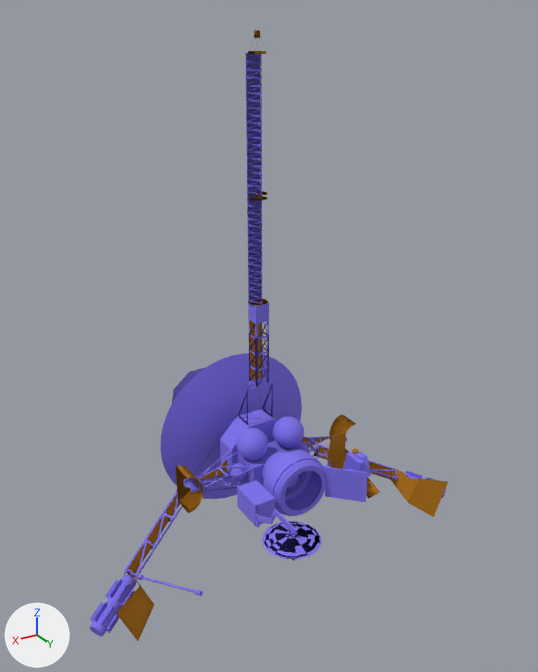
What one commit did to the glTF model site/models/galileo.glb.
Both versions are drawn from a 50 mm camera at (154.0, 264.0, 192.0) aimed at (1.0, 9.0, 64.0). Lighting does not change. The marker at lower left points along +X, +Y and +Z. The older version comes first. Where no turn or scale is listed for an object, it has been applied to the vertices. Vertices at exactly the same position are counted once.

Script lines for the objects in view, before the commit:
```python
me_body = bpy.data.meshes.new('body')
me_body.from_pydata(...)  # 5660 vertices, 10599 faces; spans x -97.0..97.0, y -73.0..73.0, z -111.0..111.0
# faces by material slot: [10455, 144]
me_body.materials.append(mat_own__7f73ed)  # blue #7f73ed
me_body.materials.append(mat_own__e7e7e7)  # white #e7e7e7
me_foil = bpy.data.meshes.new('foil')
me_foil.from_pydata(...)  # 764 vertices, 1540 faces; spans x -89.0..89.0, y -57.0..57.0, z -116.0..116.0
# faces by material slot: [1288, 252]
me_foil.materials.append(mat_own__af7100)  # brown #af7100
me_foil.materials.append(mat_own__dbaa3d)  # orange #dbaa3d
ob_body = bpy.data.objects.new('body', me_body)
ob_body.location = (-0.1, 6.1, 67.2)
ob_foil = bpy.data.objects.new('foil', me_foil)
ob_foil.location = (-0.1, -9.0, 70.6)
```
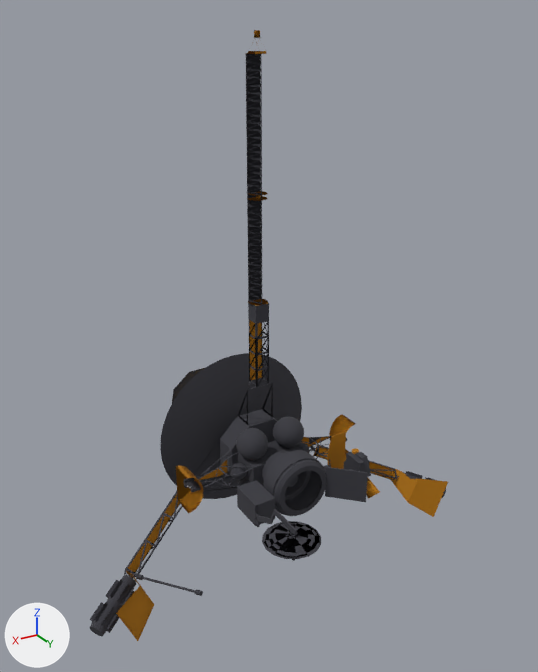
What the commit changed:
Material 'own #3a3a41' (mat_own__3a3a41) is new.
Its base color is (0.0423, 0.0423, 0.0529) (dark grey #3a3a41).
Its roughness is 1.0.
me_body has 5660 vertices, 10599 faces and spans x -97.0..97.0, y -73.0..73.0, z -111.0..111.0.
me_body is used by ob_body; location (-0.1, 6.1, 67.2).
me_body part 1: all 10455 faces that had it switch from mat_own__7f73ed (blue #7f73ed) to mat_own__3a3a41 (dark grey #3a3a41).

Where the change shows, as pixel boxes [x1, y1, x2, y2] in the pictures (538 x 672 px):
part 1 of me_body, recoloured
    both: [90, 54, 446, 636]
